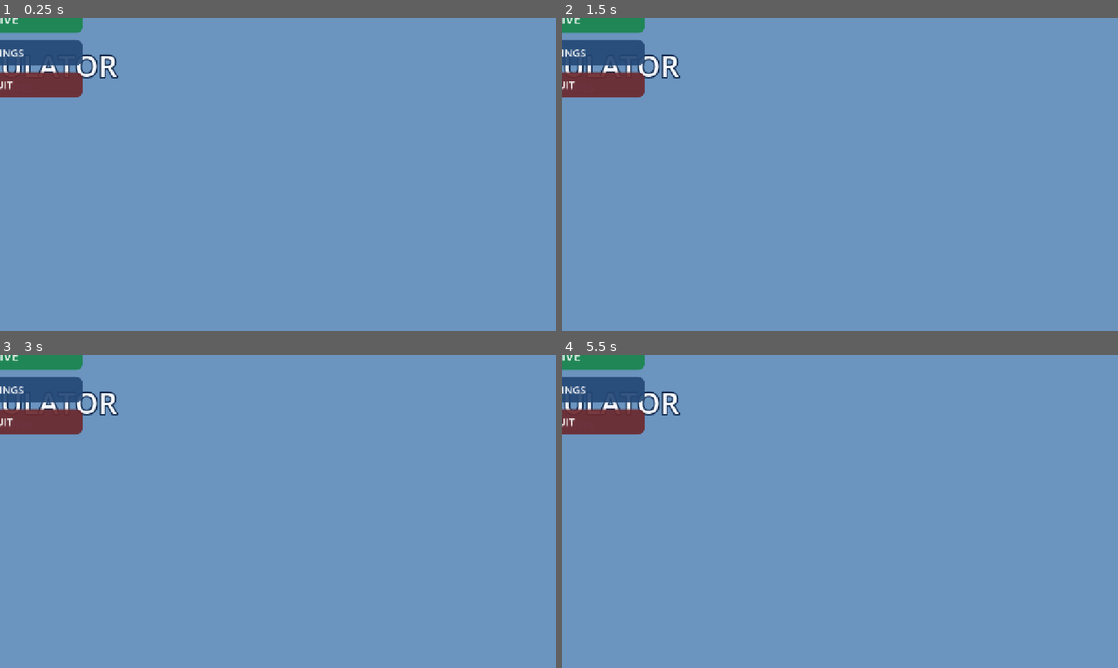
Above: before the commit, frames 1-4 (two rows, left to right).
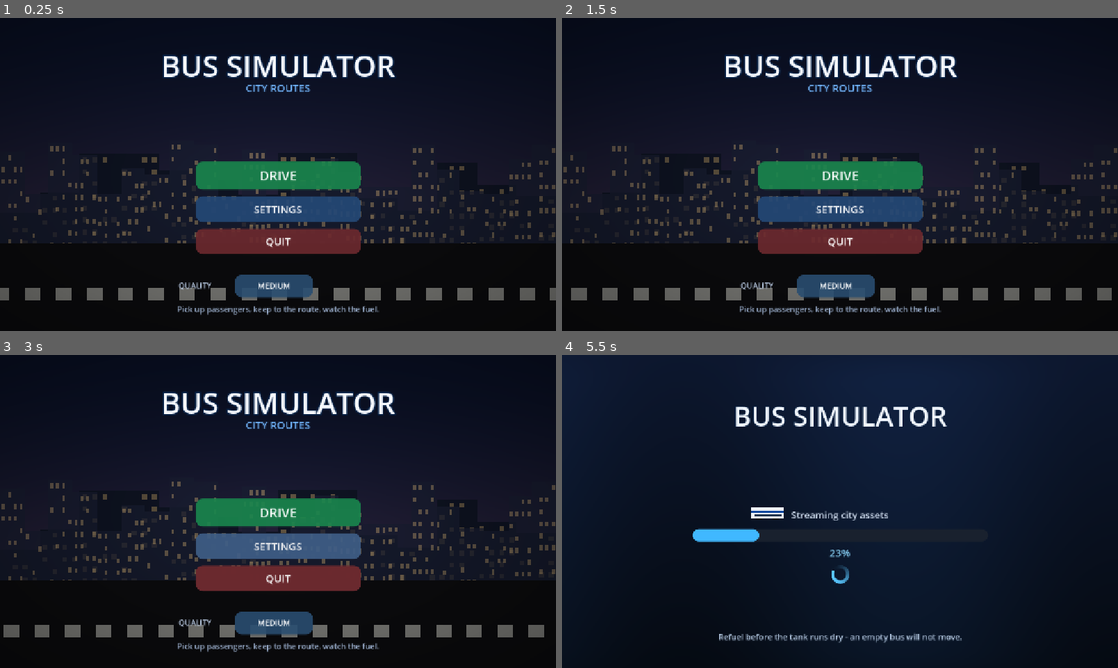
Above: after the commit, the same moments.

Repository: CoderProntae/BusSimulatorUltra
Game: Godot game, scene res://scenes/Main.tscn
The game is run twice, just before and just after one commit, with the same random seed, the same clock (stepped at 60 frames per second) and the same inputs.
Inputs (mouse positions are in pixels of both pictures, inside the frame that each line leads up to):
- Up to frame 1 (0.25 s): no input
- Up to frame 2 (1.5 s): tap Enter (ui_accept) at 0.5, 0.6, 0.77, 1.07 s; move the mouse to (962, 158) at 0.52 s; hold D (steer_right) 0.53-1.25 s; click (962, 158) at 0.67 s; drag from (728, 190) to (812, 237) at 1.27 s
- Up to frame 3 (3 s): move the mouse to (333, 442) at 2.02 s; hold D (steer_right) 2.03-2.75 s; hold C (toggle_camera) 2.03-2.75 s; click (333, 442) at 2.17 s; tap Enter (ui_accept) at 2.3 s; drag from (250, 574) to (111, 464) at 2.77 s
- Up to frame 4 (5.5 s): move the mouse to (1006, 558) at 3.52 s; hold A (steer_left) 3.53-4.25 s; hold H (horn) 3.53-4.25 s; click (1006, 558) at 3.67 s; drag from (673, 464) to (756, 433) at 4.27 s; move the mouse to (867, 511) at 5.02 s; hold S (brake) from 5.03 s (still down); hold E (toggle_door) from 5.03 s (still down); click (867, 511) at 5.17 s

The runs differ from the first frame. In frame 1, 100% of the frame differs, in the area x 0-100%, y 0-100%; in frame 2, 100%; in frame 3, 100%; in frame 4, 100%.

Commit message:
fix: main menu collapsed into the corner and buttons ignored taps
Two separate bugs made the menu unusable on the phone.

1. Collapsed layout. main_menu.gd / loading_screen.gd are instantiated as a
   bare Control.new(), which is 0x0, and _ready() called
   set_anchors_preset(PRESET_FULL_RECT). That method defaults to
   keep_offsets=false, which Godot implements as "recompute the offsets so
   the control keeps its current rect" (Control::set_anchors_preset ->
   set_anchor -> _compute_offsets). Because the call happens inside the tree
   on a 0x0 node, the 0x0 rect was faithfully preserved: the title, the
   buttons and the shader backdrop all piled into the top-left corner, which
   is exactly what the screenshot shows (the visible blue is the project
   default_clear_color, i.e. the backdrop never drew).
   Fixed by using set_anchors_and_offsets_preset() on all three UI roots.

2. Dead buttons. BaseButton::gui_input() only reacts to
   InputEventMouseButton (or the ui_accept action); it has no
   InputEventScreenTouch branch. The project deliberately keeps
   emulate_mouse_from_touch=false so the synthetic mouse pointer cannot fight
   the real touch pointer for the steering wheel (HANDOVER.md 3.6), so no
   Button ever saw a finger. Re-enabling the emulation was not an option
   either: Godot only emulates the mouse for the first finger down, so any
   button would die while a finger held a pedal.
   Added scripts/touch_button.gd, a Button that reads the touch stream
   itself, supports any finger at any time, ignores DEVICE_ID_EMULATION
   events to avoid double-firing on desktop, and respects a "touch_modal"
   group so the settings panel blocks taps behind it. The menu buttons and
   every HUD button now use it.

verify_project.py gained check_ui_contract() to pin both regressions down;
confirmed it fails when either fix is reverted. 123/123 checks pass.

Co-authored-by: arena-agent <297053741+arena-agent@users.noreply.github.com>

Diff:
--- a/res/scripts/loading_screen.gd
+++ b/res/scripts/loading_screen.gd
@@ -55,7 +55,11 @@
 
 
 func _ready() -> void:
-	set_anchors_preset(Control.PRESET_FULL_RECT)
+	# set_anchors_and_offsets_preset, NOT set_anchors_preset: this node is a
+	# bare Control.new() (0x0) and _ready() runs inside the tree, where
+	# set_anchors_preset(keep_offsets=false) preserves the current rect and
+	# would leave the loading screen collapsed in the top-left corner.
+	set_anchors_and_offsets_preset(Control.PRESET_FULL_RECT)
 	_build_ui()
 	_start_loading()
 
--- a/res/scripts/main_menu.gd
+++ b/res/scripts/main_menu.gd
@@ -5,12 +5,26 @@
 
 signal play_pressed()
 
+## Buttons must be TouchButton, not plain Button: with
+## emulate_mouse_from_touch = false (needed to keep the steering wheel stable,
+## HANDOVER.md 3.6) a stock Button never sees a finger tap on Android.
+const TOUCH_BUTTON_SCRIPT: String = "res://scripts/touch_button.gd"
+
 var _panel: Panel = null
 var _settings_root: Control = null
 
 
 func _ready() -> void:
-	set_anchors_preset(Control.PRESET_FULL_RECT)
+	# MUST be set_anchors_AND_OFFSETS_preset here.
+	#
+	# set_anchors_preset() defaults to keep_offsets=false, which in Godot means
+	# "recompute the offsets so the control keeps the rect it has right now".
+	# This node is created with Control.new() (size 0x0) and the call happens
+	# from _ready(), i.e. already inside the tree, so the engine dutifully
+	# preserved 0x0: the whole menu collapsed into the top-left corner and the
+	# backdrop was never visible. Setting the offsets too gives a real
+	# full-screen rect.
+	set_anchors_and_offsets_preset(Control.PRESET_FULL_RECT)
 	_build()
 
 
@@ -143,6 +157,10 @@
 
 func _make_button(text: String, color: Color, font_size: int) -> Button:
 	var button: Button = Button.new()
+	if ResourceLoader.exists(TOUCH_BUTTON_SCRIPT):
+		var script: Resource = load(TOUCH_BUTTON_SCRIPT)
+		if script is Script:
+			button.set_script(script)
 	button.text = text
 	button.custom_minimum_size = Vector2(0.0, 58.0)
 
--- /dev/null
+++ b/res/scripts/touch_button.gd
@@ -0,0 +1,126 @@
+extends Button
+
+## A Button that ALSO reacts to real finger taps.
+##
+## WHY THIS EXISTS
+## ---------------
+## Godot's BaseButton::gui_input() only acts on InputEventMouseButton (or the
+## "ui_accept" action). It has no InputEventScreenTouch branch at all. Normally
+## that is invisible, because the project setting
+## input_devices/pointing/emulate_mouse_from_touch turns a finger into a
+## synthetic mouse click and the button reacts to that.
+##
+## This project must keep emulate_mouse_from_touch = FALSE, because the
+## synthetic mouse pointer used to fight the real touch pointer for ownership
+## of the steering wheel (the wheel latched on release and jerked on the next
+## grab). See HANDOVER.md 3.6.
+##
+## With that emulation off, every Button in the game became dead on Android.
+## Turning the emulation back on is NOT an option either: Godot only emulates
+## the mouse for the FIRST finger down (Input::mouse_from_touch_index), so
+## while a finger holds the gas pedal, tapping HORN would do nothing.
+##
+## So the button reads the touch stream itself. Any finger works, at any time,
+## in parallel with steering and the pedals.
+
+## Touch indices currently held down inside this button.
+var _touch_down: Dictionary = {}
+var _base_modulate: Color = Color(1, 1, 1, 1)
+
+
+func _ready() -> void:
+	_base_modulate = modulate
+
+
+func _input(event: InputEvent) -> void:
+	if disabled:
+		return
+	if not is_visible_in_tree():
+		return
+
+	if event is InputEventScreenTouch:
+		var touch: InputEventScreenTouch = event as InputEventScreenTouch
+		# device == DEVICE_ID_EMULATION means this "touch" was synthesised from
+		# a real mouse click (emulate_touch_from_mouse = true, used so the game
+		# is playable on desktop). The genuine mouse event is already handled
+		# by BaseButton, so acting on this too would fire the button twice.
+		if touch.device == InputEvent.DEVICE_ID_EMULATION:
+			return
+		if touch.pressed:
+			_touch_press(touch.index, touch.position)
+		else:
+			_touch_release(touch.index, touch.position)
+	elif event is InputEventScreenDrag:
+		var drag: InputEventScreenDrag = event as InputEventScreenDrag
+		if drag.device == InputEvent.DEVICE_ID_EMULATION:
+			return
+		_touch_drag(drag.index, drag.position)
+
+
+func _touch_press(index: int, pos: Vector2) -> void:
+	if not get_global_rect().has_point(pos):
+		return
+	if _blocked_by_modal():
+		return
+	_touch_down[index] = true
+	_apply_press_tint(true)
+	accept_event()
+
+
+func _touch_drag(index: int, pos: Vector2) -> void:
+	if not _touch_down.has(index):
+		return
+	# Sliding the finger off the button cancels the press, matching how a
+	# mouse-driven Button behaves.
+	var inside: bool = get_global_rect().has_point(pos)
+	_apply_press_tint(inside)
+
+
+func _touch_release(index: int, pos: Vector2) -> void:
+	if not _touch_down.has(index):
+		return
+	_touch_down.erase(index)
+	_apply_press_tint(false)
+	if not get_global_rect().has_point(pos):
+		return
+	accept_event()
+	emit_signal("pressed")
+
+
+func _apply_press_tint(down: bool) -> void:
+	if down:
+		modulate = Color(
+			_base_modulate.r * 1.25,
+			_base_modulate.g * 1.25,
+			_base_modulate.b * 1.25,
+			_base_modulate.a
+		)
+		return
+	modulate = _base_modulate
+
+
+func _blocked_by_modal() -> bool:
+	## A visible node in the "touch_modal" group (the in-game settings panel)
+	## swallows taps meant for whatever sits behind it. Plain Buttons get this
+	## for free from the GUI stack; hit-testing by hand does not, so it is done
+	## explicitly here.
+	var tree: SceneTree = get_tree()
+	if tree == null:
+		return false
+	var blockers: Array = tree.get_nodes_in_group("touch_modal")
+	var i: int = 0
+	while i < blockers.size():
+		var node: Node = blockers[i] as Node
+		i += 1
+		if node == null:
+			continue
+		if not (node is CanvasItem):
+			continue
+		if not (node as CanvasItem).is_visible_in_tree():
+			continue
+		if node == self:
+			continue
+		if node.is_ancestor_of(self):
+			continue
+		return true
+	return false
--- a/res/scripts/ui_manager.gd
+++ b/res/scripts/ui_manager.gd
@@ -20,6 +20,10 @@
 const WHEEL_FOLLOW_SPEED: float = 7.5
 ## Self-centring speed when the wheel is released.
 const WHEEL_RETURN_SPEED: float = 4.2
+## Action buttons must be TouchButton: emulate_mouse_from_touch is false (see
+## HANDOVER.md 3.6), so a stock Button gets no InputEventMouseButton from a
+## finger and would be completely dead on a phone.
+const TOUCH_BUTTON_SCRIPT: String = "res://scripts/touch_button.gd"
 
 @export var bus_path: NodePath
 @export var camera_path: NodePath
@@ -61,7 +65,11 @@
 
 
 func _ready() -> void:
-	set_anchors_preset(Control.PRESET_FULL_RECT)
+	# HUD.tscn already ships a full-rect anchor, but main.gd falls back to a
+	# bare Control.new() (0x0) if the scene ever fails to load. Setting the
+	# offsets too means that fallback still fills the screen instead of
+	# collapsing into the top-left corner.
+	set_anchors_and_offsets_preset(Control.PRESET_FULL_RECT)
 	mouse_filter = Control.MOUSE_FILTER_IGNORE
 
 	_resolve_refs()
@@ -724,8 +732,17 @@
 	column.add_child(_light_button)
 
 
+func _make_touch_button() -> Button:
+	var button: Button = Button.new()
+	if ResourceLoader.exists(TOUCH_BUTTON_SCRIPT):
+		var script: Resource = load(TOUCH_BUTTON_SCRIPT)
+		if script is Script:
+			button.set_script(script)
+	return button
+
+
 func _make_action_button(text: String, color: Color) -> Button:
-	var button: Button = Button.new()
+	var button: Button = _make_touch_button()
 	button.text = text
 	button.custom_minimum_size = Vector2(BUTTON_SIZE + 24.0, BUTTON_SIZE * 0.62)
 	_style_button(button, color)
@@ -786,7 +803,7 @@
 
 func _build_settings_menu() -> void:
 	# Gear button, top-right corner.
-	var gear: Button = Button.new()
+	var gear: Button = _make_touch_button()
 	gear.name = "SettingsButton"
 	gear.text = "SETTINGS"
 	gear.set_anchors_preset(Control.PRESET_TOP_RIGHT)
@@ -809,6 +826,9 @@
 	panel.add_theme_stylebox_override("panel",
 		_make_panel_style(Color(0.05, 0.06, 0.09, 0.96), 18))
 	panel.visible = false
+	# TouchButton hit-tests by hand, so it cannot know something is covering
+	# it. This group tells it to ignore taps while the panel is open.
+	panel.add_to_group("touch_modal")
 	add_child(panel)
 	_settings_panel = panel
 
@@ -836,7 +856,7 @@
 	_add_setting_row(box, "fps_cap", "FPS Limit", _on_fps_cap_pressed)
 	_add_setting_row(box, "fps_show", "Show FPS", _on_fps_show_pressed)
 
-	var close: Button = Button.new()
+	var close: Button = _make_touch_button()
 	close.text = "CLOSE"
 	close.custom_minimum_size = Vector2(0.0, 46.0)
 	_style_button(close, Color(0.35, 0.16, 0.18, 0.85))
@@ -859,7 +879,7 @@
 	name_label.add_theme_font_size_override("font_size", 18)
 	row.add_child(name_label)
 
-	var value_button: Button = Button.new()
+	var value_button: Button = _make_touch_button()
 	value_button.text = "-"
 	value_button.custom_minimum_size = Vector2(230.0, 40.0)
 	value_button.size_flags_horizontal = Control.SIZE_EXPAND_FILL
Not shown, changed: tools/verify_project.py
